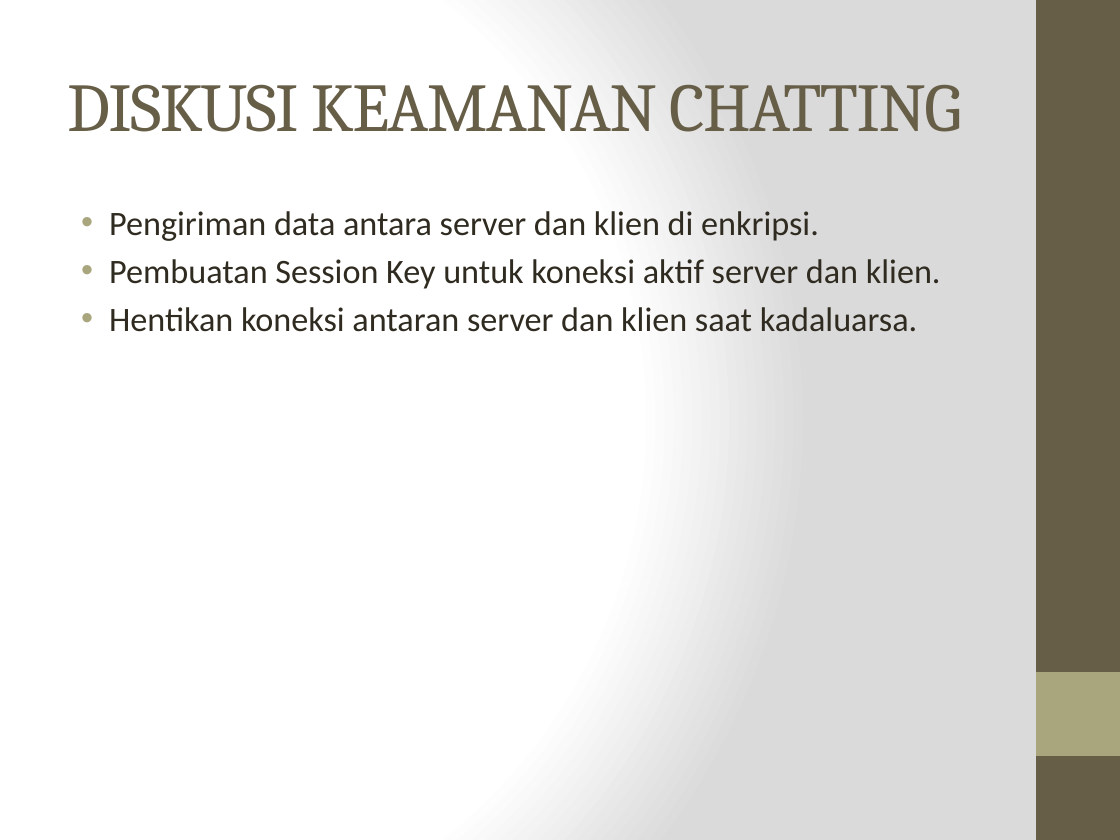
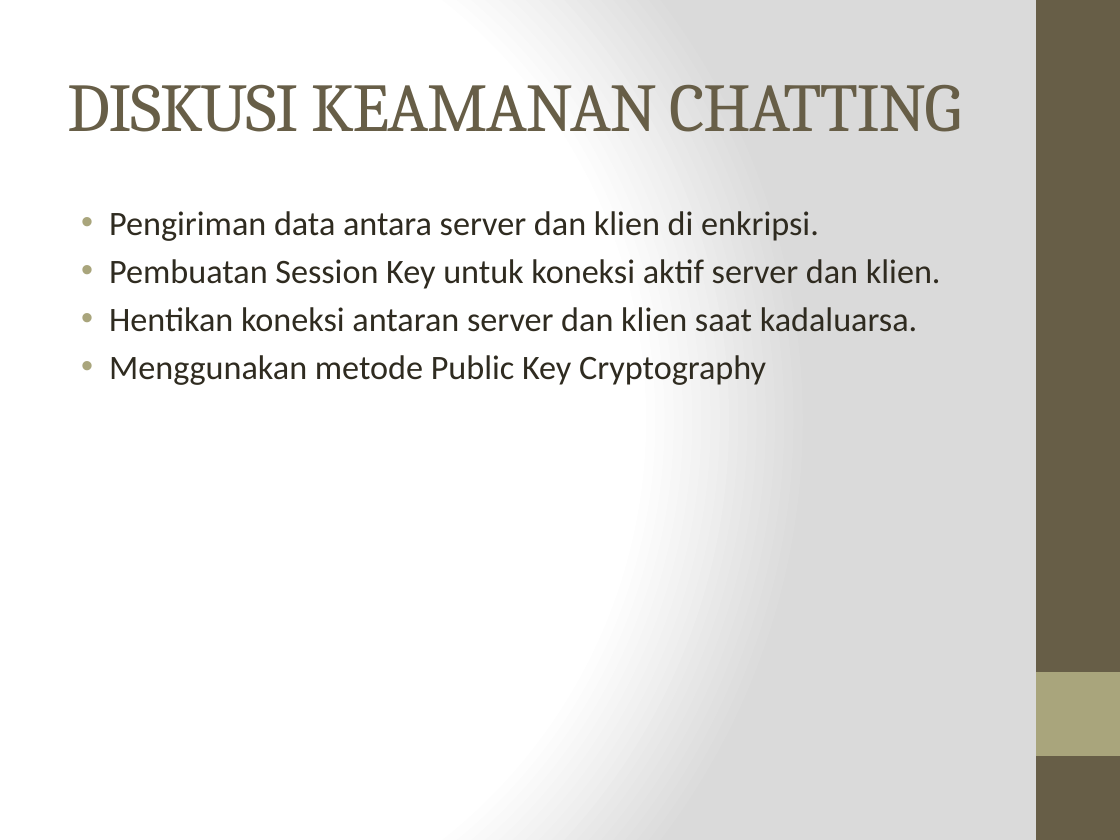
Before and after one commit to alvarisi/KIJ-chat, a slide deck: slide 8 of Presentasi.pptx. Drawn at 1120x840 pixels with LibreOffice and Linux fonts; fonts in the diff are those of the drawing. Boxes give left, top, right and bottom in pixels: in the first picture for what was removed or moved away, otherwise in the second. Text is boxed around its words. In the diff, an @@ line names an element or a change of style, - is before the commit and + after.

```diff
--- a/Presentasi.pptx
+++ b/Presentasi.pptx
@@ text at (x1=109, y1=355, x2=766, y2=385): paragraph added @@
+• Menggunakan metode Public Key Cryptography
```
Also in this commit, not shown: 5 other slides changed, 3 slides added.
